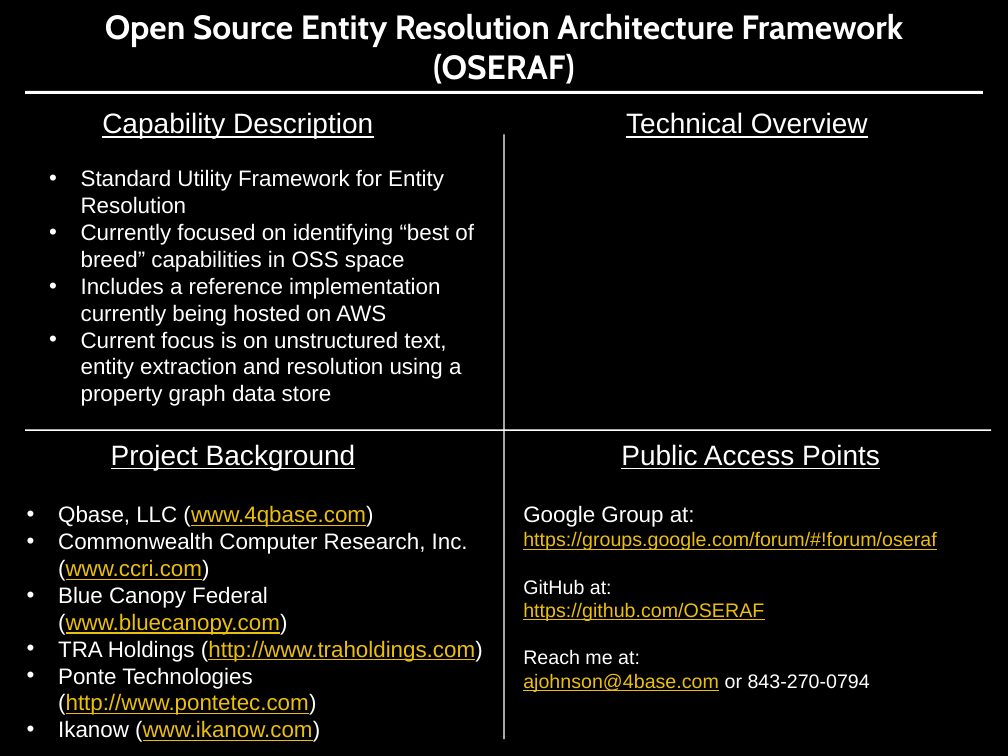
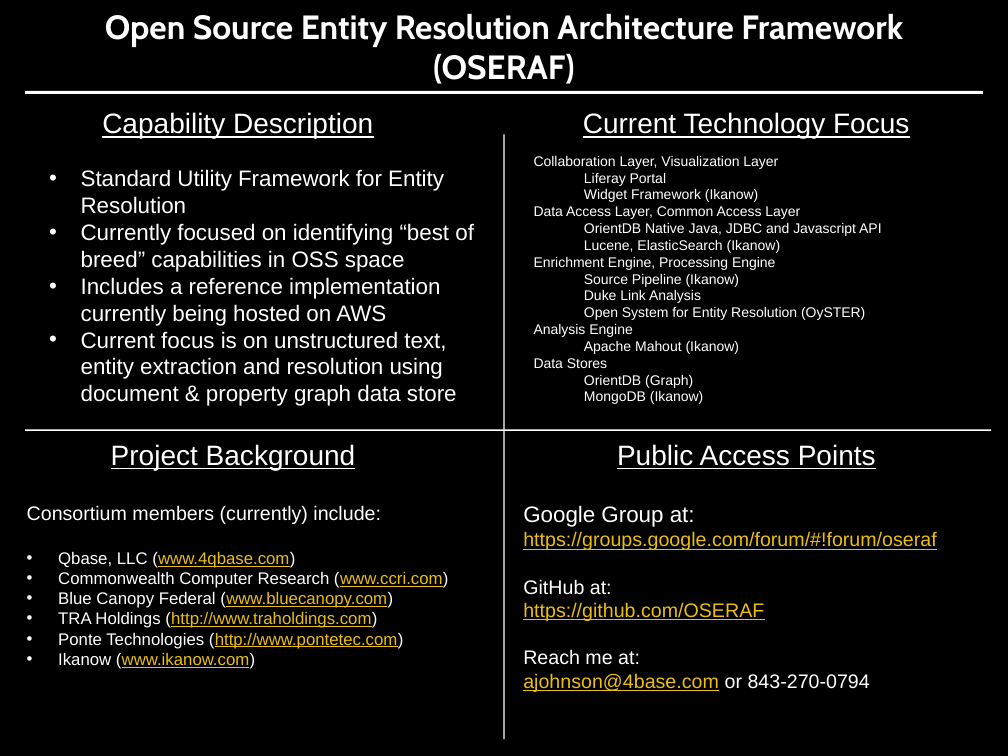
Before and after one commit to OSERAF/architecture, a slide deck: slide 6 of src/docs/Entity Resolution Short Brief.pptx. Drawn at 1008x756 pixels with LibreOffice and Linux fonts; fonts in the diff are those of the drawing; background and template pictures are left out. Boxes give left, top, right and bottom in pixels: in the first picture for what was removed or moved away, otherwise in the second. Text is boxed around its words. In the diff, an @@ line names an element or a change of style, - is before the commit and + after.

```diff
--- a/src/docs/Entity Resolution Short Brief.pptx
+++ b/src/docs/Entity Resolution Short Brief.pptx
@@ text at (x1=583, y1=112, x2=909, y2=138): text changed @@
-Technical Overview
+Current Technology Focus
@@ text added at (x1=534, y1=156, x2=881, y2=404), 10 pt, text #FFFFFF @@
+Collaboration Layer, Visualization Layer
+  Liferay Portal
+  Widget Framework (Ikanow)
+Data Access Layer, Common Access Layer
+  OrientDB Native Java, JDBC and Javascript API
+  Lucene, ElasticSearch (Ikanow)
+Enrichment Engine, Processing Engine
+  Source Pipeline (Ikanow)
+  Duke Link Analysis
+  Open System for Entity Resolution (OySTER)
+Analysis Engine
+  Apache Mahout (Ikanow)
+Data Stores
+  OrientDB (Graph)
+  MongoDB (Ikanow)
@@ text at (x1=81, y1=331, x2=457, y2=406): text changed @@
-• Current focus is on unstructured text, entity extraction and resolution using a property graph data store
+• Current focus is on unstructured text, entity extraction and resolution using document & property graph data store
@@ text "Public Access Points" moved from (x1=621, y1=444, x2=880, y2=469) to (x1=617, y1=444, x2=876, y2=469) @@
@@ text at (x1=27, y1=505, x2=381, y2=524): paragraph added @@
+Consortium members (currently) include:
@@ text at (x1=58, y1=552, x2=404, y2=669): size 16 to 12 pt in "Qbase, LLC (www.4qbase.com)", "Blue Canopy Federal (www.bluecanopy.com)", "TRA Holdings (http://www.traholdings.com)", "Ponte Technologies (http://www.pontetec.com)" and 1 more places @@
@@ text at (x1=58, y1=572, x2=448, y2=588): text changed; size 16 to 12 pt @@
-• Commonwealth Computer Research, Inc. (www.ccri.com)
+• Commonwealth Computer Research (www.ccri.com)
```
Also in this commit, not shown: 1 other slide changed.
